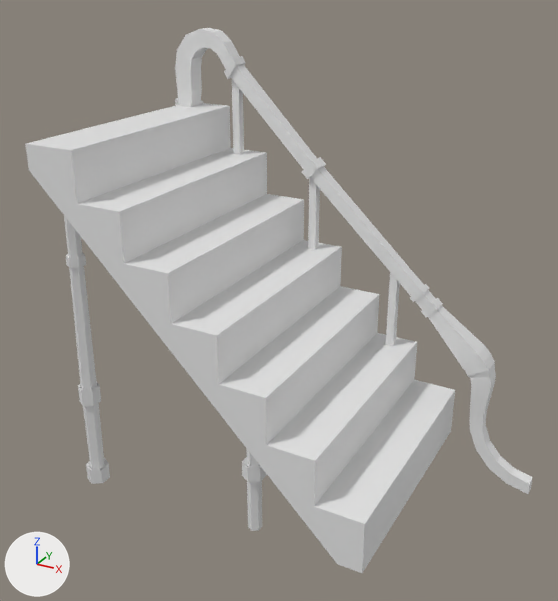
An edit to the Blender file Assets/Project/Models/Environment/Blender/Stairs.blend, drawn before and after from the same camera.
Rendered twice from a 50 mm camera at (2.11, -3.65, 2.88) aimed at (0.13, -0.05, 1.08). Arrows for +X, +Y and +Z are at lower left; the lights stay in place.

Script lines for the objects in view, before the commit:
```python
me_cube = bpy.data.meshes.new('Cube')
me_cube.from_pydata(...)  # 466 vertices, 426 faces; spans x -1.23..1.57, y -0.75..0.75, z -1.21..1.49
# faces by material slot: [19, 407]
me_cube.materials.append(mat_material)  # white #e7e7e7
me_cube.materials.append(None)
ob_cube = bpy.data.objects.new('Cube', me_cube)
ob_cube.location = (0.0, 0.0, 1.0)
```
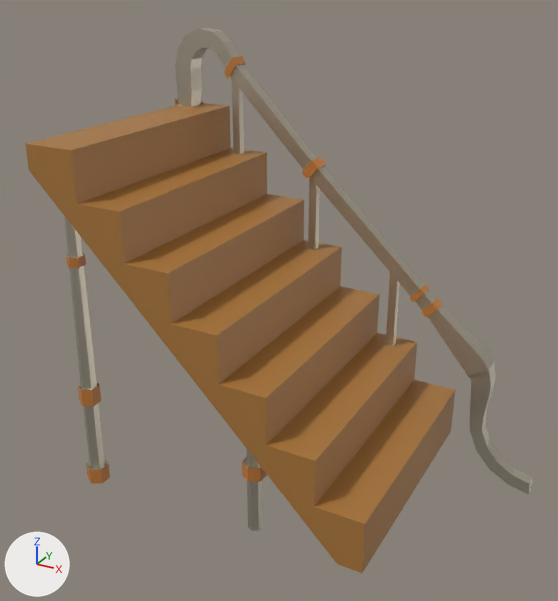
Pixel boxes (x1, y1, x2, y2) of what changed, in the pictures (558 x 601 px):
part 1 of me_cube, recoloured (grey to brown): (25, 103, 455, 573) in both
part 2 of me_cube, recoloured: (175, 28, 532, 494) in both
part 3 of me_cube, recoloured: (64, 216, 109, 470) in both
part 4 of me_cube, recoloured: (242, 448, 262, 531) in both
part 5 of me_cube, recoloured (grey to brown): (175, 56, 443, 318) in both
part 6 of me_cube, recoloured (grey to brown): (78, 385, 110, 484) in both
part 7 of me_cube, recoloured (grey to brown): (66, 255, 86, 268) in both
part 8 of me_cube, recoloured (grey to brown): (242, 462, 267, 482) in both

The change, as a diff of the scene's bpy script:
```diff
--- a/Assets/Project/Models/Environment/Blender/Stairs.blend.py
+++ b/Assets/Project/Models/Environment/Blender/Stairs.blend.py
@@ mat_rust1 @@
+mat_rust1 = principled_material('Rust1')
+mat_rust1.base_color = (0.573, 0.209, 0.0425)  # orange #c77e3a
@@ mat_wood1 @@
+mat_wood1 = principled_material('Wood1')
+mat_wood1.base_color = (0.395, 0.18, 0.0413)  # brown #a97639
@@ mat_metal @@
+mat_metal = principled_material('Metal')
+mat_metal.base_color = (0.605, 0.552, 0.448)  # light grey #ccc4b3
+mat_metal.metallic = 1.0
@@ me_cube @@
 me_cube.from_pydata(...)  # 466 vertices, 426 faces; spans x -1.23..1.57, y -0.75..0.75, z -1.21..1.49
 # used by ob_cube; location = (0.0, 0.0, 1.0)
+# me_cube part 1: all 19 faces that had it switch from mat_material (white #e7e7e7) to mat_wood1 (brown #a97639)
+# me_cube part 2: 287 of the faces centred in x -1.22..1.57, y 0.57..0.71, z -1.19..1.48 switch from no material to mat_metal (light grey #ccc4b2)
+# me_cube part 3: 50 of the faces centred in x -0.91..-0.81, y -0.68..-0.59, z -1.14..0.95 switch from no material to mat_metal (light grey #ccc4b2)
+# me_cube part 4: 26 of the faces centred in x 0.25..0.34, y -0.68..-0.6, z -1.06..-0.22 switch from no material to mat_metal (light grey #ccc4b2)
+# me_cube part 5: 20 of the faces centred in x -0.99..0.86, y 0.58..0.71, z -0.13..1.31 switch from no material to mat_rust1 (orange #c77e3a)
+# me_cube part 6: 12 of the faces centred in x -0.92..-0.8, y -0.69..-0.58, z -1.09..-0.52 switch from no material to mat_rust1 (orange #c77e3a)
+# me_cube part 7: 6 of the faces centred in x -0.9..-0.81, y -0.67..-0.59, z 0.34 switch from no material to mat_rust1 (orange #c77e3a)
+# me_cube part 8: 6 of the faces centred in x 0.24..0.36, y -0.69..-0.59, z -0.67 switch from no material to mat_rust1 (orange #c77e3a)
```
